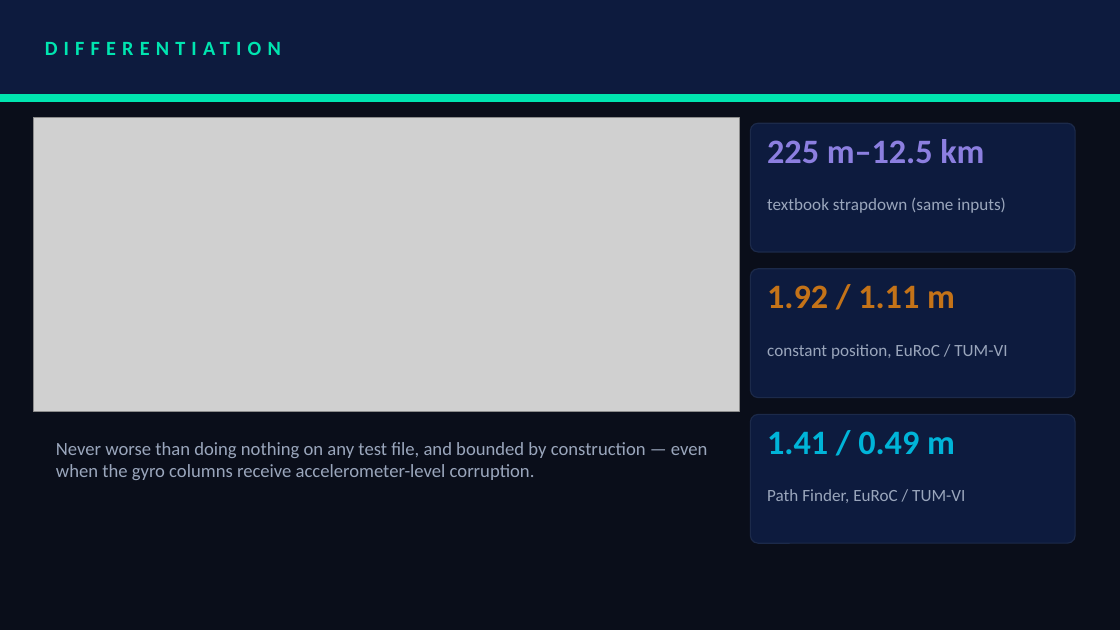
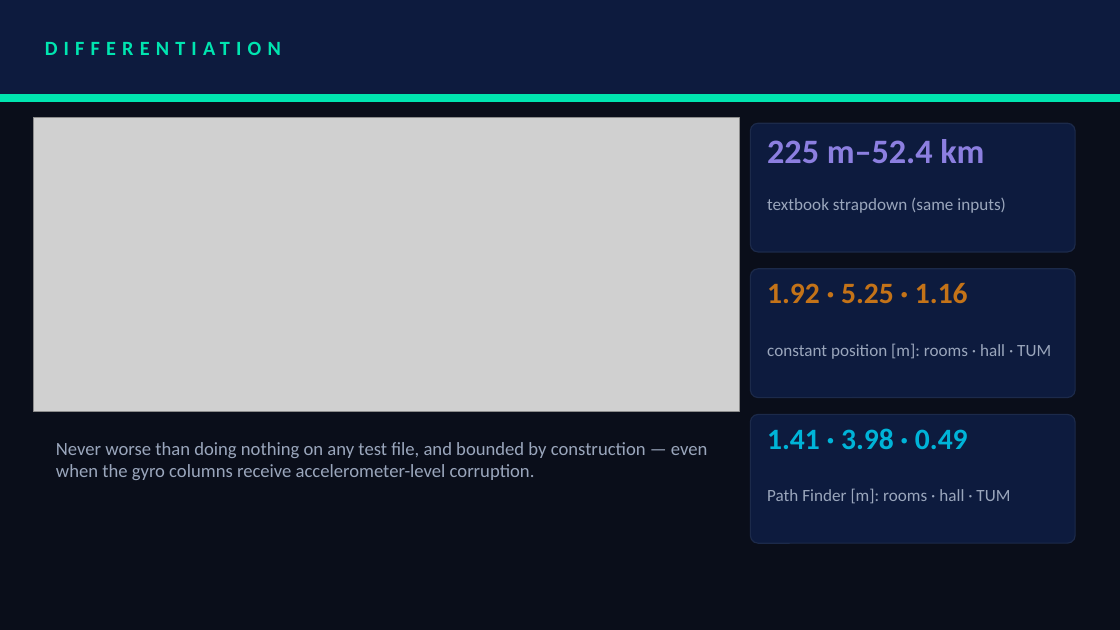
Before and after one commit to RaktimChandra/pathfinder, a slide deck: slide 6 of deck/SRMIST_vortexxx.pptx. Drawn at 1120x630 pixels with LibreOffice and Linux fonts; fonts in the diff are those of the drawing; grey boxes stand for pictures. Boxes give left, top, right and bottom in pixels: in the first picture for what was removed or moved away, otherwise in the second. Text is boxed around its words. In the diff, an @@ line names an element or a change of style, - is before the commit and + after.

```diff
--- a/deck/SRMIST_vortexxx.pptx
+++ b/deck/SRMIST_vortexxx.pptx
@@ text at <box>767,139,984,163</box>: text changed @@
-225 m–12.5 km
+225 m–52.4 km
@@ text at <box>767,283,968,303</box>: text changed; size 22 to 19 pt @@
-1.92 / 1.11 m
+1.92 · 5.25 · 1.16
@@ text at <box>767,343,1051,359</box>: text changed @@
-constant position, EuRoC / TUM-VI
+constant position [m]: rooms · hall · TUM
@@ text at <box>767,428,968,449</box>: text changed; size 22 to 19 pt @@
-1.41 / 0.49 m
+1.41 · 3.98 · 0.49
@@ text at <box>767,488,1010,504</box>: text changed @@
-Path Finder, EuRoC / TUM-VI
+Path Finder [m]: rooms · hall · TUM
```
Also in this commit, not shown: 5 other slides changed, 21 other files.
